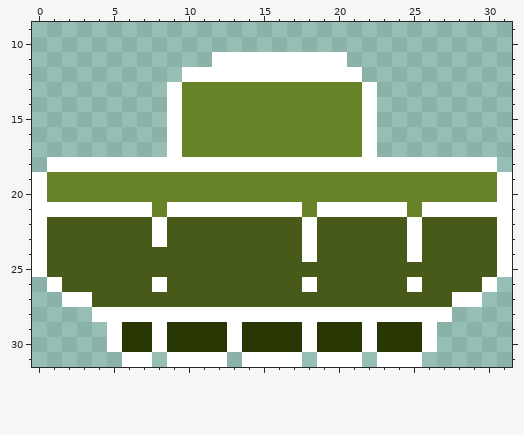
Pixel-art sprite -- res/tank.png. Above, as it was before the edit.
The file is 32x32 pixels. Shown: x 0..31, y 9..31.
After the commit:
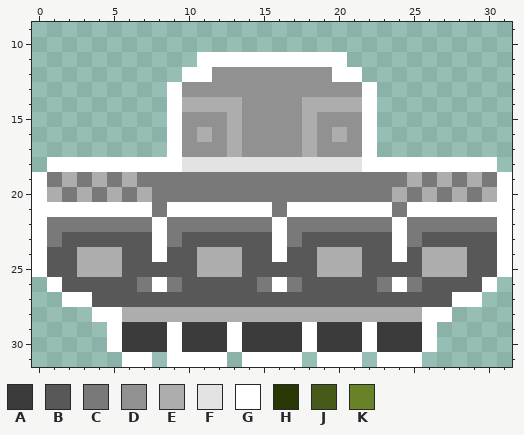
Palette (. is transparent): A #3b3b3b  B #585858  C #797979  D #919191  E #adadad  F #e3e3e3  G #ffffff  H #293705  J #475a19  K #678227
Author's note on the commit: Update colors, tank gfx
From old to new:
Changed rows in their new state; - is an unchanged pixel.
first column x 1:
11 ----------G-------------------
12 -----------DDDDDDDD-----------
13 ---------DDDDDDDDDDDD---------
14 ---------EEEEDDDDEEEE---------
15 ---------DDDEDDDDEDDD---------
16 ---------DEDEDDDDEDED---------
17 ---------DDDEDDDDEDDD---------
18 ---------FFFFFFFFFFFF---------
19 CECECECCCCCCCCCCCCCCCCCCECECEC
20 ECECECECCCCCCCCCCCCCCCCECECECE
21 -------C-------C-G-----CG-----
22 CCCCCCC-CCCCCCCGCCCCCCCGCCCCCC
23 CBBBBBB-CBBBBBBGCBBBBBBGCBBBBB
24 BBEEEBBGBBEEEBBGBBEEEBBGBEEEBB
25 BBEEEBBBBBEEEBBBBBEEEBBBBEEEBB
26 -BBBBBC-CBBBBBCGCBBBBBCGCBBBB-
27 ---BBBBBBBBBBBBBBBBBBBBBBBB---
28 -----EEEEEEEEEEEEEEEEEEEE-----
29 -----AAAGAAA-AAAA-AAA-AAA-----
30 -----AAAGAAA-AAAA-AAA-AAA-----
Pixel boxes of the changes (left, top, right, bottom) in both pictures:
changed: (47, 52, 497, 352)
